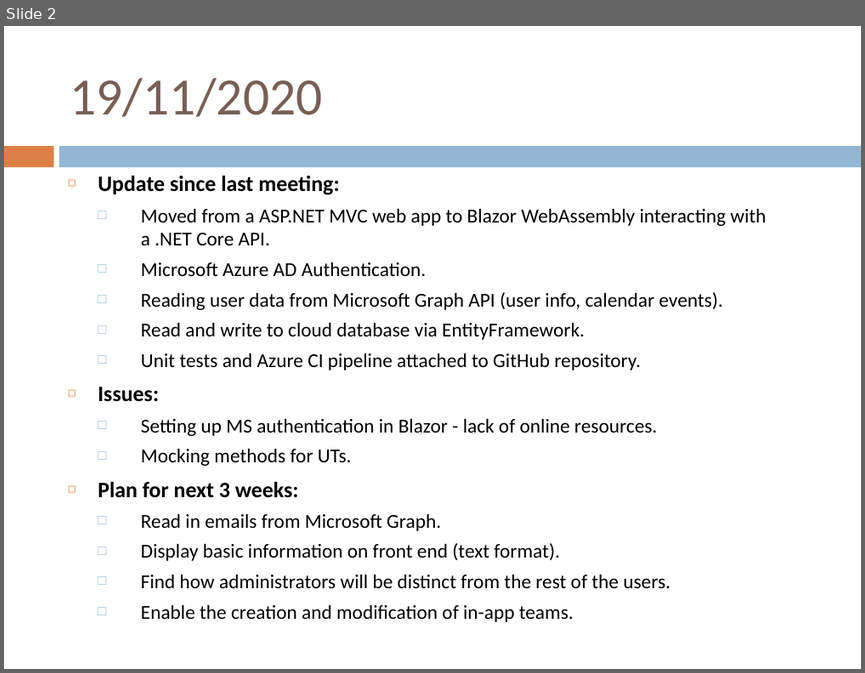
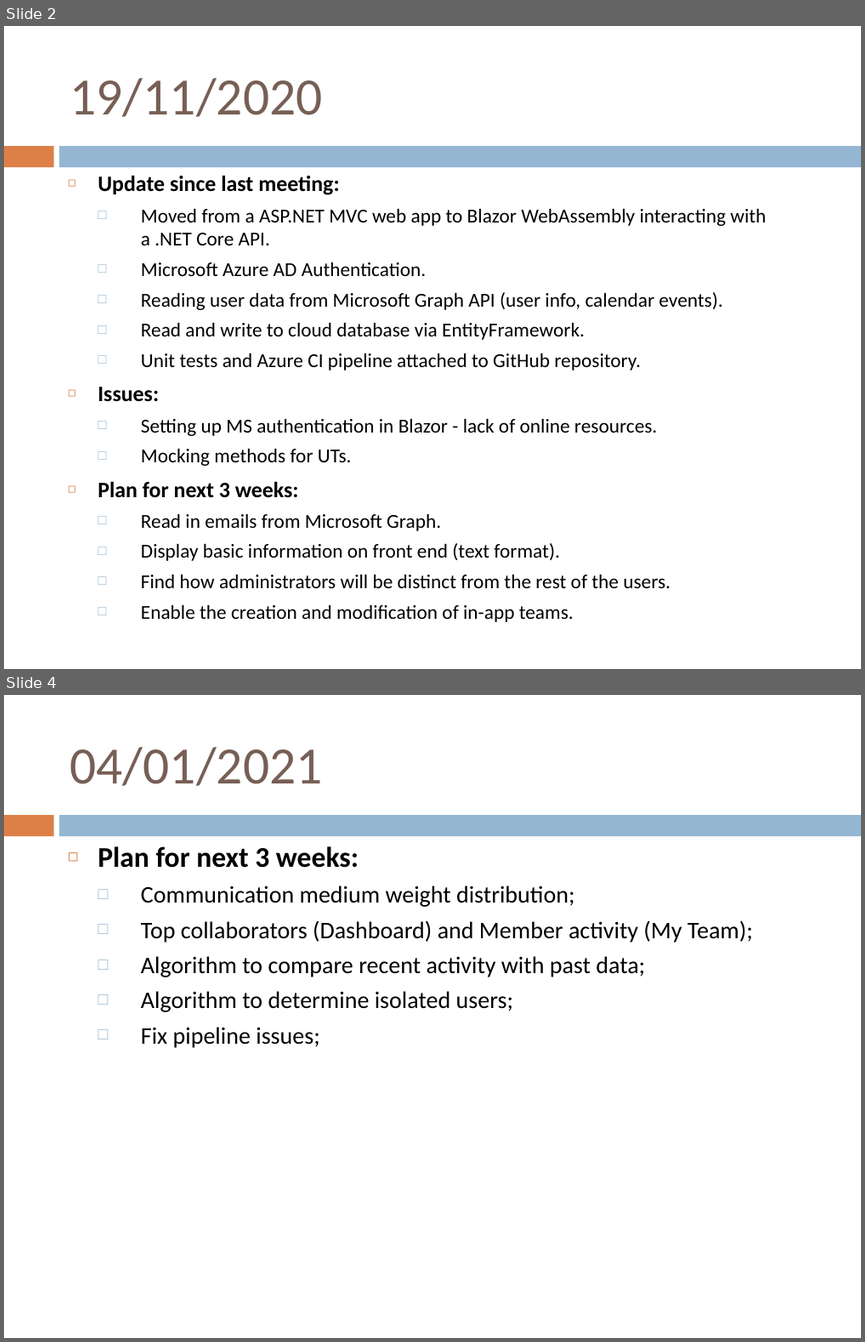
Before and after one commit to ppivanov/employee-connectivity-tracker, a slide deck: slides/Emp Conn Tracker - ITT BAML.ppt. Shown one above the other, each under a label of ours: slide 2 before the commit, slides 2 and 4 after it; the slides between them are not shown. The pictures are 865x673 and 865x1342 pixels, drawn with LibreOffice and Linux fonts; fonts in the diff are those of the drawing. Boxes give left, top, right and bottom in pixels: in the first picture for what was removed or moved away, otherwise in the second. Text is boxed around its words. In the diff, an @@ line names an element or a change of style, - is before the commit and + after.

Commit message:
small update to test data SQL script and adding a new slide to the PPT

```diff
--- a/slides/Emp Conn Tracker - ITT BAML.ppt
+++ b/slides/Emp Conn Tracker - ITT BAML.ppt
@@ slide 4 added at <box>4,695,861,1338</box>, background #FFFFFF; not listed: 2 template elements that a slide beside it also shows @@
@@ title added at <box>70,747,323,786</box>, 44 pt, text #775F55 @@
+04/01/2021
@@ text added at <box>98,846,753,1048</box>, 20 pt, text #000000 @@
+◻ Plan for next 3 weeks:
+  □ Communication medium weight distribution;
+  □ Top collaborators (Dashboard) and Member activity (My Team);
+  □ Algorithm to compare recent activity with past data;
+  □ Algorithm to determine isolated users;
+  □ Fix pipeline issues;
```
Also in this commit, not shown: 1 other slide added, 1 other file.
